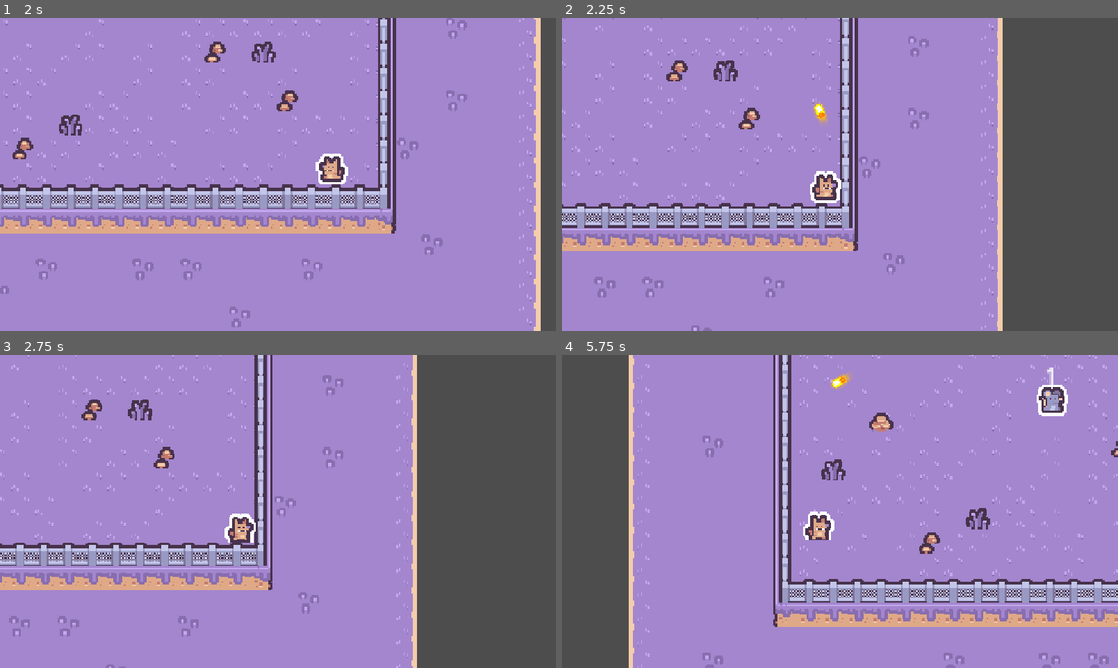
Above: before the commit, frames 1-4 (two rows, left to right).
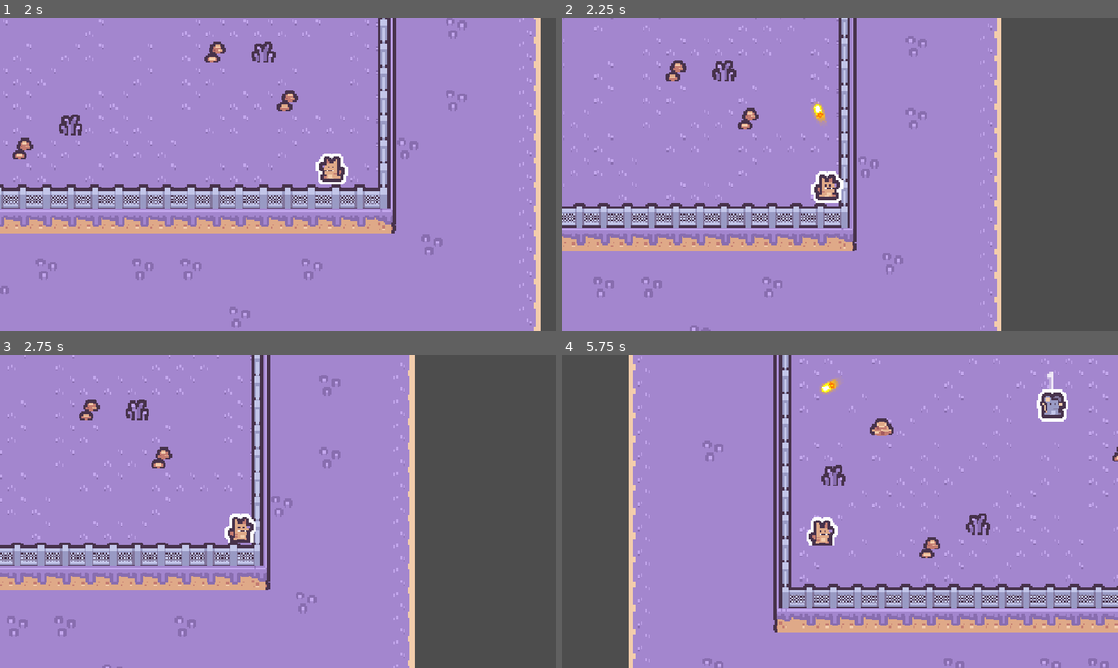
Above: after the commit, the same moments.

Repository: Lingloft/SecondsAgo
Game: Godot game, scene res://scenes/game.tscn
The game is run twice, just before and just after one commit, with the same random seed, the same clock (stepped at 60 frames per second) and the same inputs.
Inputs (mouse positions are in pixels of both pictures, inside the frame that each line leads up to):
- Up to frame 1 (2 s): move the mouse to (400, 158) at 0.52 s; hold D (move_right) 0.53-1.28 s; click (400, 158) at 0.6 s; move the mouse to (166, 190) at 1.27 s; hold S (move_down) from 1.28 s (still down); click (166, 190) at 1.35 s
- Up to frame 2 (2.25 s): move the mouse to (895, 105) at 2.02 s; release S (move_down) at 2.03 s; hold D (move_right) from 2.03 s (still down); click (895, 105) at 2.1 s
- Up to frame 3 (2.75 s): keep holding D (move_right)
- Up to frame 4 (5.75 s): move the mouse to (812, 574) at 2.77 s; release D (move_right) at 2.78 s; hold W (move_up) 2.78-3.53 s; click (812, 574) at 2.85 s; move the mouse to (1006, 558) at 3.52 s; hold A (move_left) 3.53-5.03 s; click (1006, 558) at 3.6 s; move the mouse to (673, 464) at 4.27 s; click (673, 464) at 4.35 s; move the mouse to (867, 511) at 5.02 s; hold S (move_down) from 5.03 s (still down); click (867, 511) at 5.1 s

Frame 1 is identical in both runs. In frame 2, 6.1% of the frame differs, in the area x 0-80%, y 0-100%; in frame 3, 7.9%; in frame 4, 13%, in the area x 12-100%, y 0-100%.

Commit message:
chore: 更新.gitignore并调整玩家碰撞体大小
在.gitignore中添加了VS Code和临时文件的忽略规则
将玩家碰撞体的半径从6.0调整为4.0，并移除碰撞体的位置偏移

Diff:
--- a/scenes/player.tscn
+++ b/scenes/player.tscn
@@ -45,7 +45,7 @@
 }]
 
 [sub_resource type="CircleShape2D" id="CircleShape2D_fjrip"]
-radius = 6.0
+radius = 4.0
 
 [node name="Player" type="CharacterBody2D"]
 y_sort_enabled = true
@@ -59,5 +59,4 @@
 autoplay = "idle"
 
 [node name="CollisionShape2D" type="CollisionShape2D" parent="."]
-position = Vector2(0, -2)
 shape = SubResource("CircleShape2D_fjrip")
Not shown, changed: .gitignore
